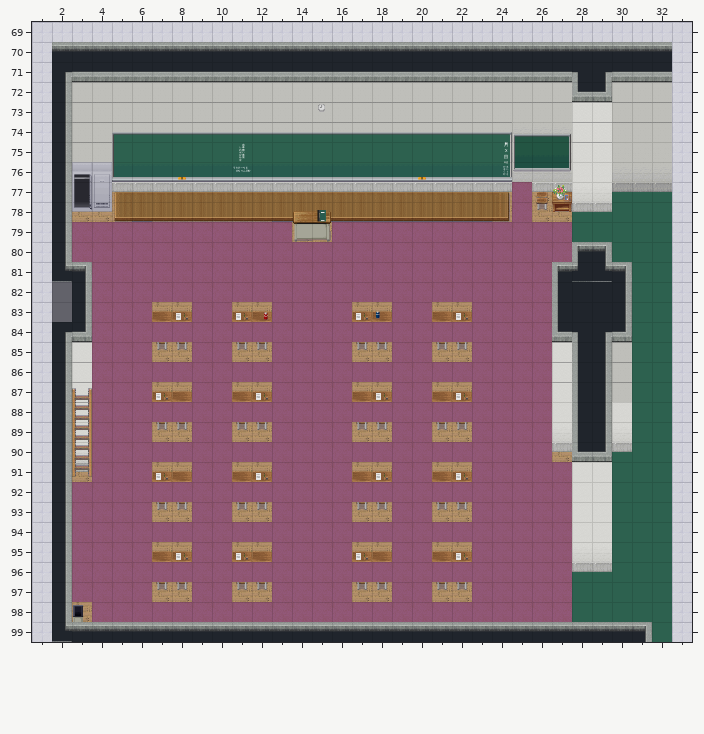
One commit to this Tiled map: res/tmx/class.tmx. That is the earlier state.
Cells are 32x32 px. Shown: x 1..33, y 69..99.
The result:
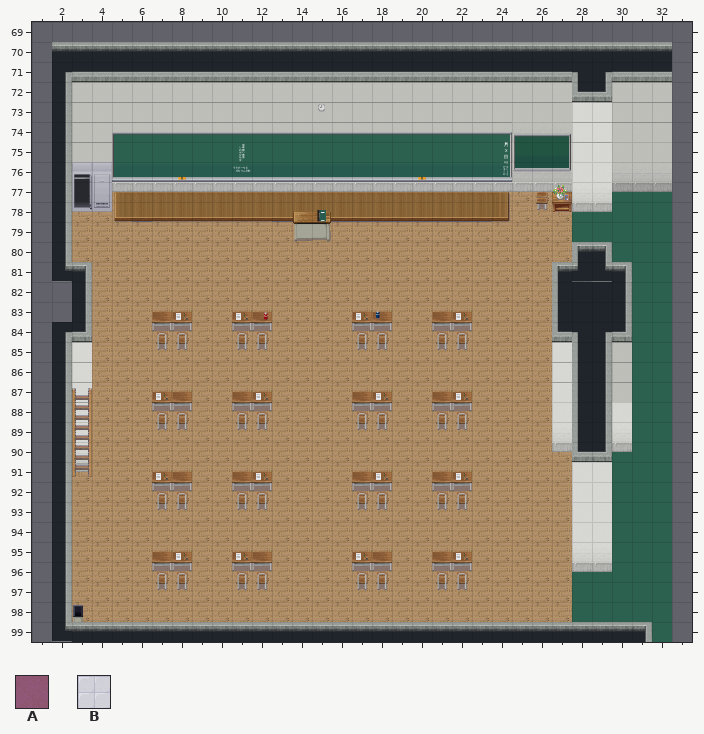
Key: from "tiles-gakuen-001": A 7, B 15.
_ is an empty cell.
Tiles replaced or removed in this view: A, B.
The exact change:
Changed rows in their new state; . is an unchanged cell.
Layer "route_tiles-gakuen-001" (now hidden):
first column x 3:
 77 ......................_..
 78 ......................_..
 79 ___________..____________
 80 _________________________
 81 ._______________________.
 82 ._______________________.
 83 .___..__..____..__..____.
 84 ._______________________.
 85 .___..__..____..__..____.
 86 ._______________________.
 87 .___..__..____..__..____.
 88 ._______________________.
 89 .___..__..____..__..____.
 90 ._______________________.
 91 .___..__..____..__.._____
 92 _________________________
 93 ____..__..____..__.._____
 94 _________________________
 95 ____..__..____..__.._____
 96 _________________________
 97 ____..__..____..__.._____
 98 .________________________
Layer "limit_tiles-gakuen-001" (now hidden):
first column x 1:
 69 _________________________________
 70 _..............................._
 71 _..............................._
 72 _..............................._
 73 _..............................._
 74 _..............................._
 75 _..............................._
 76 _..............................._
 77 _..............................._
 78 _..............................._
 79 _..............................._
 80 _..............................._
 81 _..............................._
 82 _..............................._
 83 _..............................._
 84 _..............................._
 85 _..............................._
 86 _..............................._
 87 _..............................._
 88 _..............................._
 89 _..............................._
 90 _..............................._
 91 _..............................._
 92 _..............................._
 93 _..............................._
 94 _..............................._
 95 _..............................._
 96 _..............................._
 97 _..............................._
 98 _..............................._
 99 _..............................._
